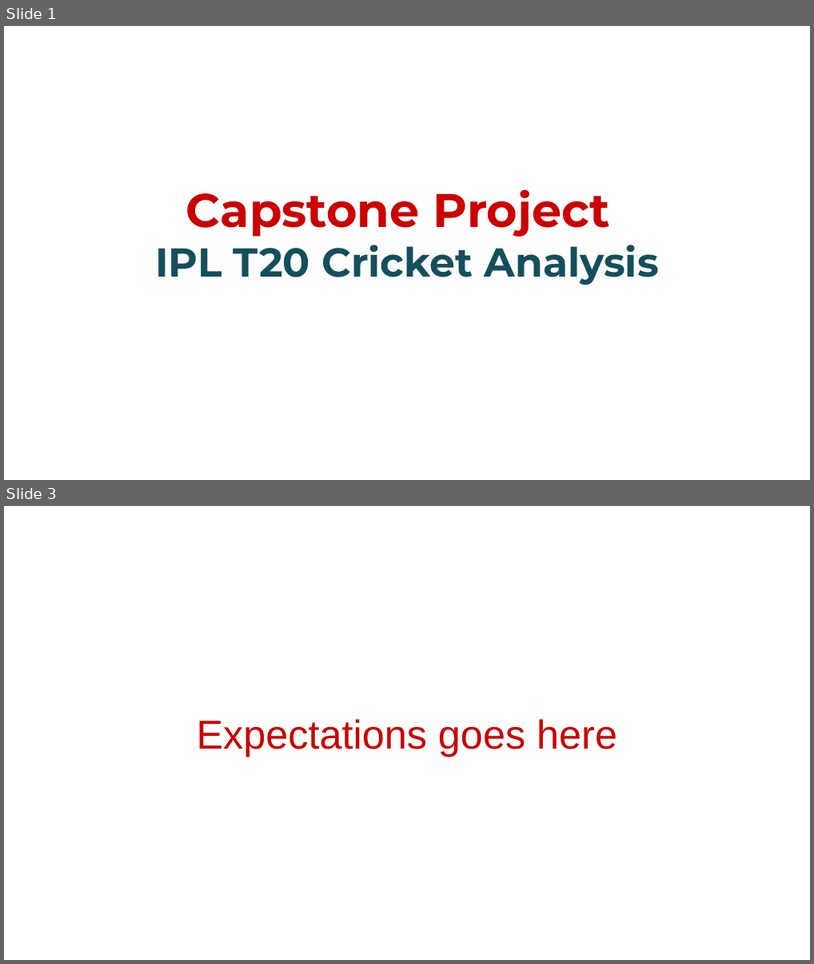
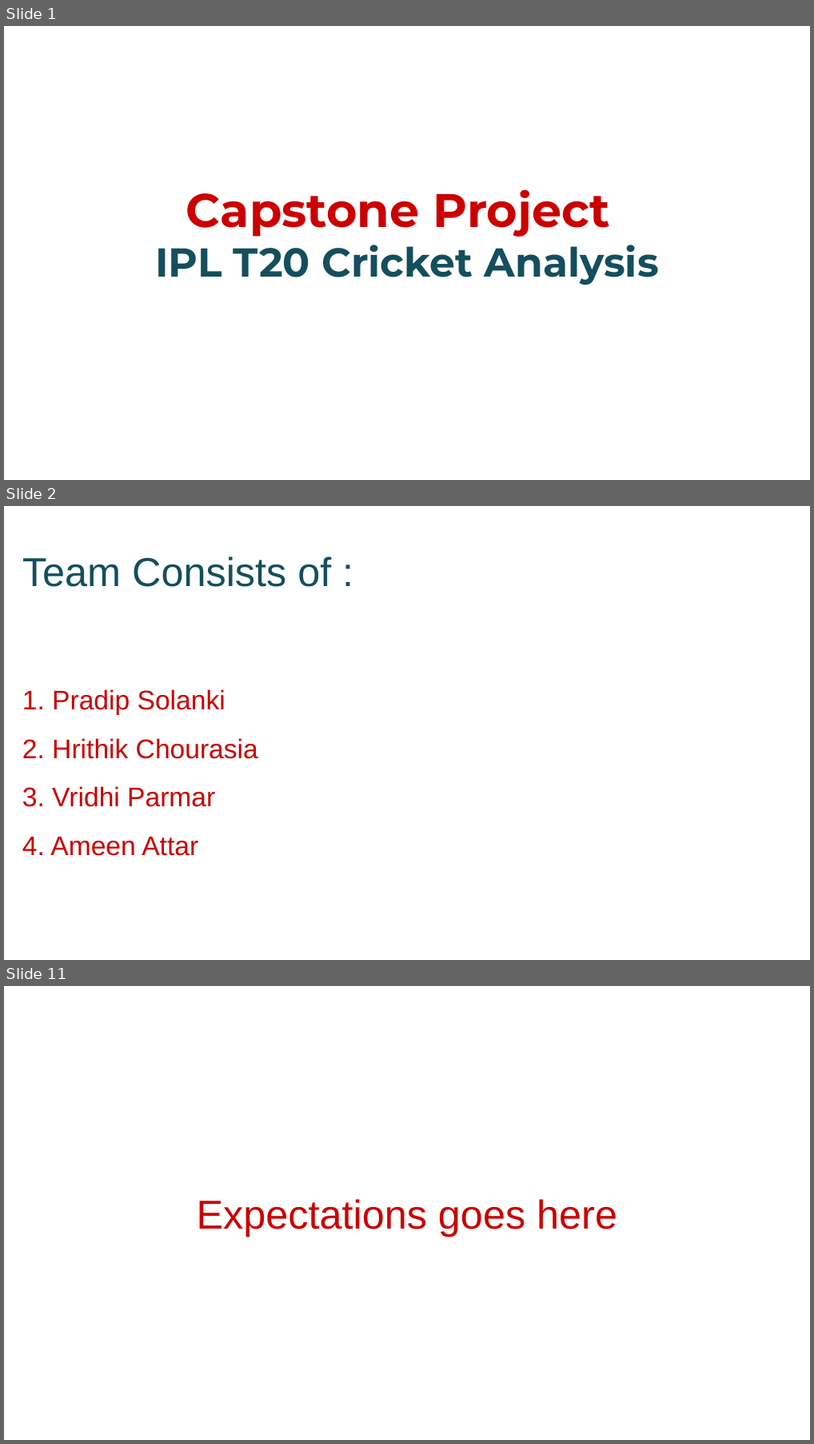
Before and after one commit to Pradip240/IPL-T20-Cricket-Analysis, a slide deck: CapstoneProjectPresentation.pptx. Shown one above the other, each under a label of ours: slides 1 and 3 before the commit, slides 1, 2 and 11 after it; the slides between them are not shown. The pictures are 814x964 and 814x1444 pixels, drawn with LibreOffice and Linux fonts; fonts in the diff are those of the drawing; background and template pictures are left out. Boxes give left, top, right and bottom in pixels: in the first picture for what was removed or moved away, otherwise in the second. Text is boxed around its words. In the diff, an @@ line names an element or a change of style, - is before the commit and + after.

```diff
--- a/CapstoneProjectPresentation.pptx
+++ b/CapstoneProjectPresentation.pptx
@@ slide 2 added at (4,506,810,960), background #FFFFFF @@
@@ title added at (22,556,331,856), 24 pt, text #CC0000 @@
+Team Consists of :
+1. Pradip Solanki
+2. Hrithik Chourasia
+3. Vridhi Parmar
+4. Ameen Attar
@@ what was slide 3 is now slide 11 @@
```
Also in this commit, not shown: 1 slide changed, 8 other slides added, 1 slide removed.
